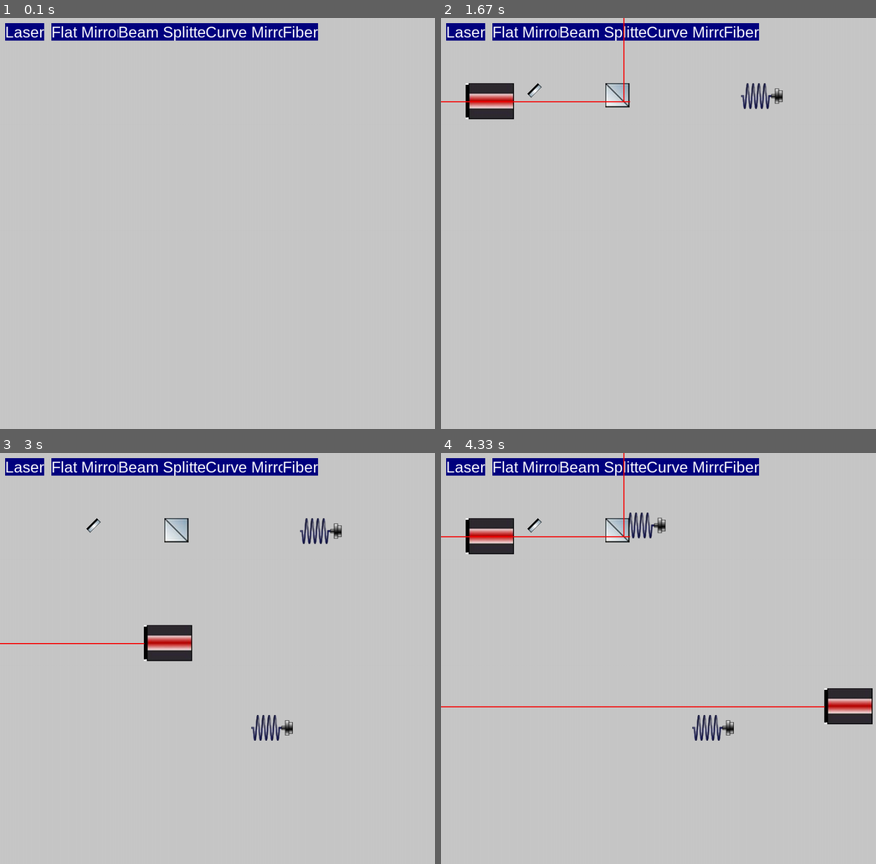
Above: before the commit, frames 1-4 (two rows, left to right).
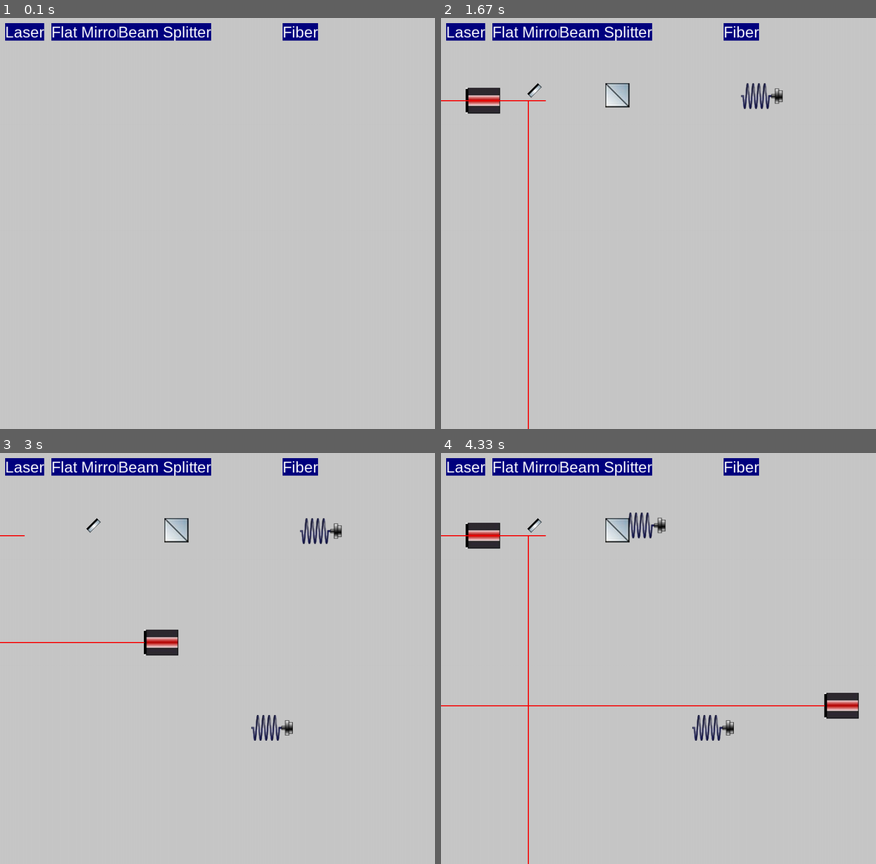
Above: after the commit, the same moments.

Repository: SamuelGaudout/Projet_M2_Lumi
Game: pygame game, started from screen.py
The game is run twice, just before and just after one commit, with the same random seed, the same clock (stepped at 60 frames per second) and the same inputs.
Inputs (mouse positions are in pixels of both pictures, inside the frame that each line leads up to):
- Up to frame 1 (0.1 s): no input
- Up to frame 2 (1.67 s): press the mouse at (467, 30) at 0.37 s; move the mouse to (588, 186) at 0.47 s; release the mouse at (710, 346) at 0.6 s; press the mouse at (528, 30) at 0.7 s; move the mouse to (667, 100) at 0.8 s; release the mouse at (806, 170) at 0.93 s; press the mouse at (606, 30) at 1.03 s; move the mouse to (610, 59) at 1.13 s; release the mouse at (615, 87) at 1.27 s; press the mouse at (741, 30) at 1.37 s; move the mouse to (702, 137) at 1.47 s; release the mouse at (667, 244) at 1.6 s
- Up to frame 3 (3 s): press the mouse at (313, 539) at 1.7 s; move the mouse to (282, 625) at 1.8 s; release the mouse at (252, 716) at 1.93 s; press the mouse at (39, 535) at 2.03 s; move the mouse to (91, 580) at 2.13 s; release the mouse at (143, 625) at 2.27 s; press the mouse at (300, 465) at 2.87 s; move the mouse to (326, 629) at 2.97 s
- Up to frame 4 (4.33 s): release the mouse at (789, 794) at 3.1 s; press the mouse at (601, 642) at 3.2 s; move the mouse to (710, 666) at 3.3 s; release the mouse at (823, 687) at 3.43 s; press the mouse at (467, 465) at 3.53 s; move the mouse to (532, 489) at 3.63 s; release the mouse at (597, 514) at 3.77 s; press the mouse at (754, 539) at 3.87 s; move the mouse to (688, 526) at 3.97 s; release the mouse at (623, 510) at 4.1 s; press the mouse at (606, 465) at 4.2 s; move the mouse to (623, 592) at 4.3 s

The runs differ from the first frame. In frame 1, 0.7% of the frame differs, in the area x 47-65%, y 1-6%; in frame 2, 1.9%; in frame 3, 1.7%; in frame 4, 3.1%, in the area x 0-100%, y 0-100%.

Commit message:
rotation objection et beam

Diff:
--- a/Objects.py
+++ b/Objects.py
@@ -18,10 +18,15 @@
         self.current = current # current through the object
         self.size=size # size of the object
         self.image = [] # image sequence
+        self.direction=0 # direction of the beam
 
     def position(self):
         "Return the position of the object"
         return self.pos
+
+    def dir(self):
+        "Return the direction of the object"
+        return self.direction
 
     def define_size(self):
         "Return the size of the object"
@@ -31,8 +36,12 @@
     def load_image(self,path_image):
         "Load an image from a privte file present in a subdirectory"
         path=os.getcwd()+path_image
-        #self.image.append(pygame.image.load(path).convert_alpha())
         self.image.append(pygame.image.load(path))
+
+    def rotate_object(self,angle=0):
+        "Rotate the object"
+        self.image[0]=pygame.transform.rotate(self.image[0],angle)
+        self.direction+=1
 
     def display(self,X,Y):
         "Display the object"
@@ -48,12 +57,54 @@
 
 
 
+
+class Beam1():
+    "Create the beam for the different optical elements"
+    def __init__(self,scr,object_list=None):
+        self.screen=scr
+        self.object_list=object_list
+        self.laser_list=[]
+
+    def fill_laser_list(self):
+        "Fill the laser list with the laser objects"
+        for l in self.object_list:
+            if l.type==TYPE_LASER:
+                self.laser_list.append(l)
+
+    def check_intercept_objects(self,xpos_beam,ypos_beam,direction='left'):
+        "Check if the beam is incountering an object"
+        o=0
+        object_intercepted=[]
+        if direction=='right' or direction=='left':
+            for i in range(len(self.object_list)):
+                if self.object_list[i].position()[1]<ypos_beam<self.object_list[i].position()[1]+self.object_list[i].size[0]:
+                    o=+1
+                    object_intercepted.append(self.object_list[i])
+        elif direction=='up' or direction=='down':
+            for i in range(len(self.object_list)):
+                if self.object_list[i].position()[0]<xpos_beam<self.object_list[i].position()[0]+self.object_list[i].size[1]:
+                    o=+1
+                    object_intercepted.append(self.object_list[i])
+        if o>0:
+            return True,object_intercepted
+        else:
+            return False,None
+
+
+    def beam_line(self,obj,direction='left',color=(250,0,0)):
+        "Draw the beam line coming from an object"
+        if direction=='left':
+            start_pos=(obj.position()[0],obj.position()[1]+obj.size[0]/2)
+            obj.action_beam(start_pos[0],start_pos[1],color=color)
+
+
+
+
 class Beam():
     "Create the beam for the different optical elements"
     def __init__(self,scr,object_list=None):
         self.screen=scr
         self.object_list=object_list
-        #self.dirs=utils.Stack()
         self.laser_list=[]
 
     def fill_laser_list(self):
@@ -93,37 +144,10 @@
                 start_pos=(l.position()[0],l.position()[1]+l.size[0]/2)
                 if self.check_beam_line(l)[0]==True:
                     end_pos=self.check_beam_line(l)[1][0].position()
-                    l.action_beam(start_pos[0],start_pos[1],end_pos[0]+self.check_beam_line(l)[1][0].define_size()[1],color=color)
-                    #self.check_beam_line(l)[1][0].action_beam(end_pos[0],end_pos[1],color=color)
+                    l.action_beam(beamxend=((-1)**(l.dir()+1))*(end_pos[0]+self.check_beam_line(l)[1][0].define_size()[1]),color=color)
                     self.beam_line_objects(l,self.check_beam_line(l)[1][0],color=color)
                 else :
-                    end_pos=(l.position()[0]-1000,l.position()[1]+l.size[0]/2)
-                    l.action_beam(start_pos[0],start_pos[1],color=color)
-                    start_pos=end_pos
-
-
-
-
-
-
-                # for i in range(len(self.object_list)):
-                #     if self.object_list[i].type!=TYPE_LASER:
-                #         if self.object_list[i].position()[1]<l.position()[1]+l.size[0]/2<self.object_list[i].position()[1]+self.object_list[i].size[0] and self.object_list[i].type!=TYPE_LASER:
-                #             end_pos=(self.object_list[i].position()[0]+self.object_list[i].define_size()[1],l.position()[1]+l.size[0]/2)
-                #             pygame.draw.line(self.screen, color, start_pos, end_pos, 2)
-                #             self.object_list[i].action_beam(beamxIn=end_pos[0],beamyIn=end_pos[1],color=color)
-                #             start_pos=end_pos
-                #             for j in range(i+1,len(self.object_list)):
-                #                 if self.object_list[i].type!=TYPE_LASER:
-                #                     pass
-
-                #         else :
-                #             end_pos=(l.position()[0]-1000,l.position()[1]+l.size[0]/2)
-                #             pygame.draw.line(self.screen, color, start_pos, end_pos, 2)
-                #             start_pos=end_pos
-
-
-
+                    l.action_beam(color=color)
 
 
 
@@ -138,11 +162,24 @@
     def TYPE(self):
         return self.type
 
-    def action_beam(self,beamxIn,beamyIn,beamxend=0,color=(250,0,0)):
+    def action_beam(self,beamxend=1000,beamyend=1000,color=(250,0,0)):
         "Draw the beam"
-        start_pos=(beamxIn,beamyIn)
-        end_pos=(beamxend,beamyIn)
-        pygame.draw.line(self.screen, color, start_pos, end_pos, 2)
+        if self.direction in range(0,10000,4):
+            start_pos=(self.position()[0],self.position()[1]+self.size[0]/2)
+            end_pos=(-beamxend,self.position()[1]+self.size[0]/2)
+            pygame.draw.line(self.screen, color, start_pos, end_pos, 2)
+        elif self.direction in range(1,10000,4):
+            start_pos=(self.position()[0]+self.size[1]/2,self.position()[1]+self.size[0])
+            end_pos=(self.position()[0]+self.size[1]/2,beamyend)
+            pygame.draw.line(self.screen, color, start_pos, end_pos, 2)
+        elif self.direction in range(2,10000,4):
+            start_pos=(self.position()[0]+self.size[1],self.position()[1]+self.size[0]/2)
+            end_pos=(beamxend,self.position()[1]+self.size[0]/2)
+            pygame.draw.line(self.screen, color, start_pos, end_pos, 2)
+        elif self.direction in range(3,10000,4):
+            start_pos=(self.position()[0]+self.size[1]/2,self.position()[1])
+            end_pos=(self.position()[0]+self.size[1]/2,-beamyend)
+            pygame.draw.line(self.screen, color, start_pos, end_pos, 2)
 
 
 class Flat_mirror(Object):
@@ -158,25 +195,13 @@
 
     def action_beam(self,beamxIn,beamyIn,BeamRend=8000,color=(250,0,0)):
         "reflect the beam"
-        start_pos1=(beamxIn,beamyIn) #star of the beam (to the mirror inside the image)
-        start_pos2=(beamxIn-(beamyIn-self.position()[1]),beamyIn) #start position of the reflected beam
-        end_pos1=(beamxIn-(beamyIn-self.position()[1]),beamyIn) #end position of the beam (to the mirror inside the image)
-        end_pos2=(beamxIn-(beamyIn-self.position()[1]),BeamRend) #end position of the reflected beam
-        pygame.draw.line(self.screen, color, start_pos1,end_pos1 , 2)
-        pygame.draw.line(self.screen, color, start_pos2,end_pos2 , 2)
-        pass
-
-class Curve_mirror(Object):
-    "Mirror object"
-    def __init__(self, scr,pos=(0,0), current=0):
-        Object.__init__(self,scr, pos, current)
-        self.pathIm="\Photos_Materiel\curve_mirror.jpg"
-        self.load_image(self.pathIm)
-        self.type=TYPE_CURVE_MIRROR
-
-    def TYPE(self):
-        return self.type
-    def action_beam(self,beamxIn,beamyIn,color=(250,0,0)):
+        if self.direction in range(0,10000,2):
+            start_pos1=(beamxIn,beamyIn) #star of the beam (to the mirror inside the image)
+            start_pos2=(beamxIn-(beamyIn-self.position()[1]),beamyIn) #start position of the reflected beam
+            end_pos1=(beamxIn-(beamyIn-self.position()[1]),beamyIn) #end position of the beam (to the mirror inside the image)
+            end_pos2=(beamxIn-(beamyIn-self.position()[1]),BeamRend) #end position of the reflected beam
+            pygame.draw.line(self.screen, color, start_pos1,end_pos1 , 2)
+            pygame.draw.line(self.screen, color, start_pos2,end_pos2 , 2)
         pass
 
 class Beam_splitter(Object):
@@ -190,20 +215,28 @@
     def TYPE(self):
         return self.type
 
-    def action_beam(self,beamxIn,beamyIn,BeamTRend=0,BeamRend=0, color=(250,0,0)):
+    def action_beam(self,beamxIn,beamyIn,BeamTRend=8000,BeamRend=8000,color=(250,0,0)):
         "Split the beam in two"
-        start_pos1=(beamxIn,beamyIn) #start position of the transmitted beam
-        start_pos2=(beamxIn+(self.define_size()[1]/self.define_size()[0])*(beamyIn-self.position()[1]-self.define_size()[0]),beamyIn) #start position of the reflected beam
-        end_pos1=(BeamTRend,beamyIn) #end position of the transmitted beam
-        end_pos2=(beamxIn+(self.define_size()[1]/self.define_size()[0])*(beamyIn-self.position()[1]-self.define_size()[0]),BeamRend) #end position of the reflected beam
-        pygame.draw.line(self.screen, color, start_pos1,end_pos1 , 2)
-        pygame.draw.line(self.screen, color, start_pos2,end_pos2 , 2)
+        if self.direction in range(0,10000,2):
+            start_pos1=(beamxIn,beamyIn) #start position of the transmitted beam
+            start_pos2=(beamxIn+(self.define_size()[1]/self.define_size()[0])*(beamyIn-self.position()[1]-self.define_size()[0]),beamyIn) #start position of the reflected beam
+            end_pos1=(-BeamTRend,beamyIn) #end position of the transmitted beam
+            end_pos2=(beamxIn+(self.define_size()[1]/self.define_size()[0])*(beamyIn-self.position()[1]-self.define_size()[0]),-BeamRend) #end position of the reflected beam
+            pygame.draw.line(self.screen, color, start_pos1,end_pos1 , 2)
+            pygame.draw.line(self.screen, color, start_pos2,end_pos2 , 2)
+        elif self.direction in range(1,10000,2):
+            start_pos1=(beamxIn,beamyIn)
+            start_pos2=(beamxIn-(self.define_size()[1]/self.define_size()[0])*(beamyIn-self.position()[1]),beamyIn) #start position of the reflected beam
+            end_pos1=(-BeamTRend,beamyIn)
+            end_pos2=(beamxIn-(self.define_size()[1]/self.define_size()[0])*(beamyIn-self.position()[1]),BeamRend) #end position of the reflected beam
+            pygame.draw.line(self.screen, color, start_pos1,end_pos1 , 2)
+            pygame.draw.line(self.screen, color, start_pos2,end_pos2 , 2)
 
 class Fiber(Object):
     "Fibre object"
     def __init__(self, scr,pos=(0,0), current=0):
         Object.__init__(self,scr, pos, current)
-        self.pathIm="\Photos_Materiel\ibre1.jpg"
+        self.pathIm="\Photos_Materiel\ibreR.jpg"
         self.load_image(self.pathIm)
         self.type=TYPE_FIBRE
 
--- a/Window.py
+++ b/Window.py
@@ -7,7 +7,7 @@
 
 
 
-icon_32x32 = pygame.image.load(os.getcwd()+"Photos_Materiel\Image.png")
+icon_32x32 = pygame.image.load(os.getcwd()+"\Photos_Materiel\Image.png")
 
 
 #Taille fenetre
@@ -20,7 +20,7 @@
 pygame.display.set_caption('Application')
 
 #fond de la fenetre
-background = pygame.image.load(os.getcwd()+"Photos_Materiel\Image.png")
+background = pygame.image.load(os.getcwd()+"\Photos_Materiel\Image.png")
 
 background = pygame.transform.scale(background, (1233, 925))
 #texte
--- a/screen.py
+++ b/screen.py
@@ -20,7 +20,6 @@
 list_buttons=[Buttons.Button("Laser",(10, 10),font=30,scrn=screen,bg="navy",feedback="You clicked me",object=Objects.Laser(screen),object_list=optical_elements),
 Buttons.Button("Flat Mirror",(100, 10),font=30,scrn=screen,bg="navy",feedback="You clicked me",object=Objects.Flat_mirror(screen),object_list=optical_elements),
 Buttons.Button("Beam Splitter",(230, 10),font=30,scrn=screen,bg="navy",feedback="You clicked me",object=Objects.Beam_splitter(screen),object_list=optical_elements),
-Buttons.Button("Curve Mirror",(400, 10),font=30,scrn=screen,bg="navy",feedback="You clicked me",object=Objects.Curve_mirror(screen),object_list=optical_elements),
 Buttons.Button("Fiber",(550, 10),font=30,scrn=screen,bg="navy",feedback="You clicked me",object=Objects.Fiber(screen),object_list=optical_elements)]
 
 
@@ -44,7 +43,6 @@
         list_buttons=[Buttons.Button("Laser",(10, 10),font=30,scrn=screen,bg="navy",feedback="You clicked me",object=Objects.Laser(screen),object_list=optical_elements),
                 Buttons.Button("Flat Mirror",(100, 10),font=30,scrn=screen,bg="navy",feedback="You clicked me",object=Objects.Flat_mirror(screen),object_list=optical_elements),
                 Buttons.Button("Beam Splitter",(230, 10),font=30,scrn=screen,bg="navy",feedback="You clicked me",object=Objects.Beam_splitter(screen),object_list=optical_elements),
-                Buttons.Button("Curve Mirror",(400, 10),font=30,scrn=screen,bg="navy",feedback="You clicked me",object=Objects.Curve_mirror(screen),object_list=optical_elements),
                 Buttons.Button("Fiber",(550, 10),font=30,scrn=screen,bg="navy",feedback="You clicked me",object=Objects.Fiber(screen),object_list=optical_elements)]
 
 
@@ -59,19 +57,30 @@
             if event.type == b.click(event):
                 pass
 
+
+
         if event.type == pygame.MOUSEBUTTONDOWN:
             mouseX=pygame.mouse.get_pos()[0]
             mouseY=pygame.mouse.get_pos()[1]
             selected_object = select_object(optical_elements, mouseX, mouseY)
+            buRotate=event.button
+            # if selected_object!=None and event.button==3:
+            #     selected_object.rotate_object(angle=90)
         if event.type == pygame.MOUSEBUTTONUP:
             selected_object = None
 
     b=Objects.Beam(screen,object_list=optical_elements)
     b.beam_lines_laser(color='red')
 
+
+
     if selected_object:
         mouseX=pygame.mouse.get_pos()[0]
         mouseY=pygame.mouse.get_pos()[1]
+        if buRotate==3:
+            b.beam_lines_laser(color='erase')
+            selected_object.rotate_object(angle=90)
+
         b.beam_lines_laser(color='erase')
         selected_object.display(mouseX, mouseY)
         b.beam_lines_laser(color='red')
Renamed: Photos_Materiel/ibre4.jpg -> Photos_Materiel/ibreD.jpg
Renamed: Photos_Materiel/ibre3.jpg -> Photos_Materiel/ibreL.jpg
Renamed: Photos_Materiel/ibre1.jpg -> Photos_Materiel/ibreR.jpg
Renamed: Photos_Materiel/ibre2.jpg -> Photos_Materiel/ibreU.jpg
Binary file changed: Photos_Materiel/laser.png
Binary file added: Photos_Materiel/laser_back.png
